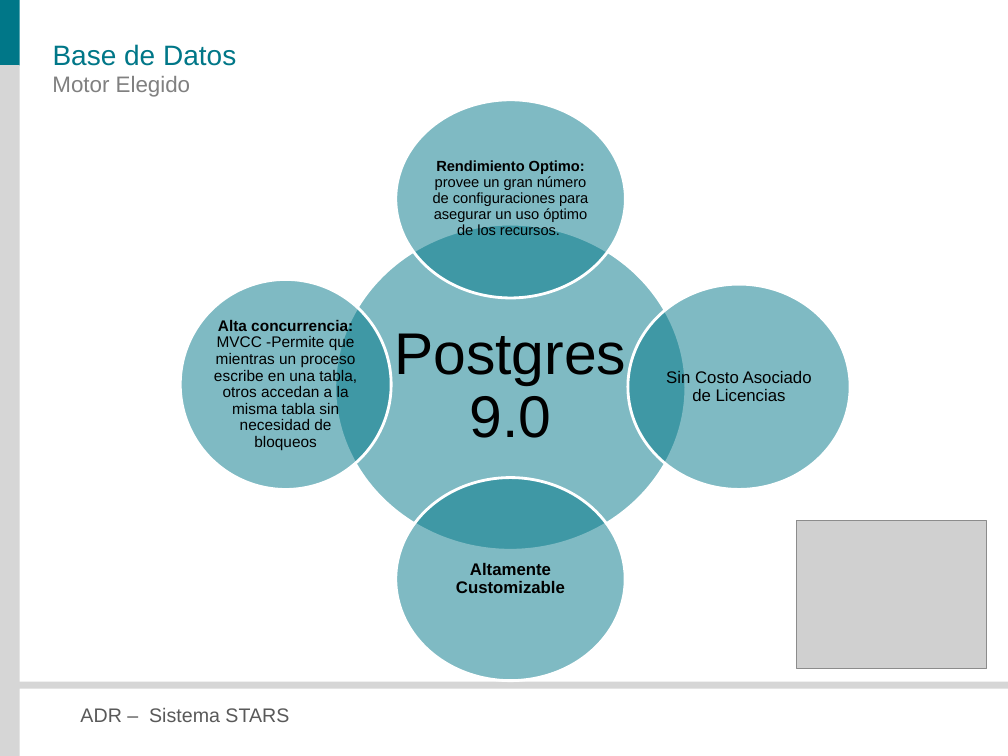
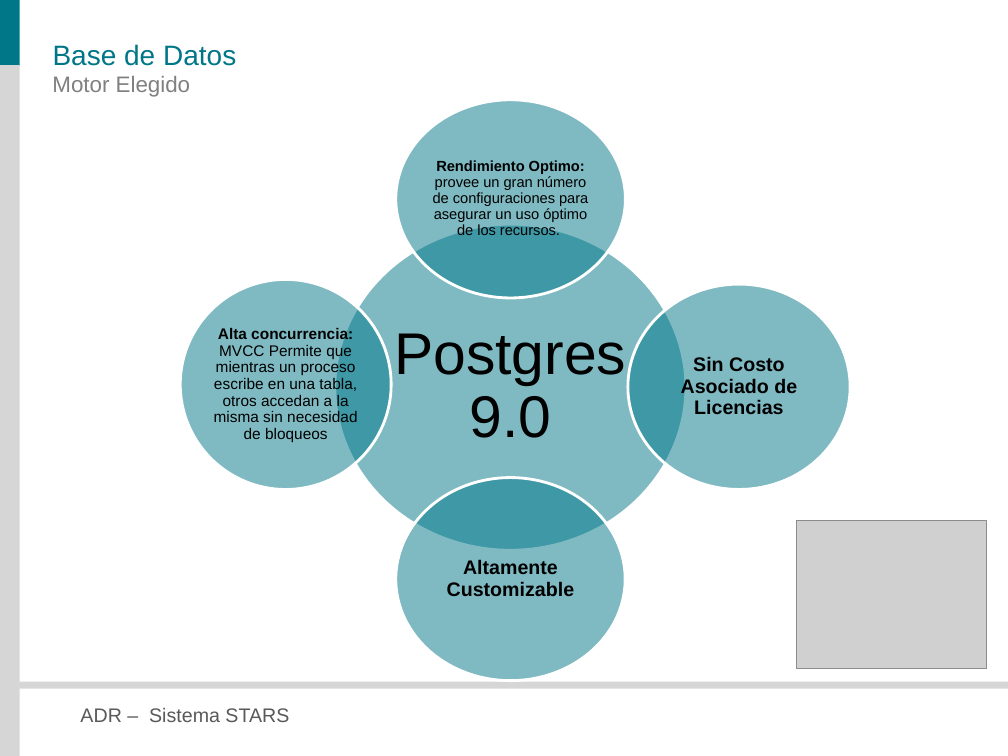
Before and after one commit to veritoreinoso/adr-2010, a slide deck: slide 8 of Presentacion.pptx (slide 7 before the commit). Drawn at 1008x756 pixels with LibreOffice and Linux fonts; fonts in the diff are those of the drawing; grey boxes stand for pictures. Boxes give left, top, right and bottom in pixels: in the first picture for what was removed or moved away, otherwise in the second. Text is boxed around its words. In the diff, an @@ line names an element or a change of style, - is before the commit and + after.

```diff
--- a/Presentacion.pptx
+++ b/Presentacion.pptx
@@ text at box(214, 327, 357, 442): text changed @@
-Alta concurrencia: MVCC -Permite que mientras un proceso escribe en una tabla, otros accedan a la misma tabla sin necesidad de bloqueos
+Alta concurrencia: MVCC Permite que mientras un proceso escribe en una tabla, otros accedan a la misma sin necesidad de bloqueos
@@ text "Sin Costo Asociado de Licencias" at box(681, 356, 797, 414): size 12 to 14 pt, bold on @@
@@ text "Altamente Customizable" at box(447, 559, 575, 596): size 12 to 14 pt @@
```
Also in this commit, not shown: 11 other slides changed, 2 slides added.
